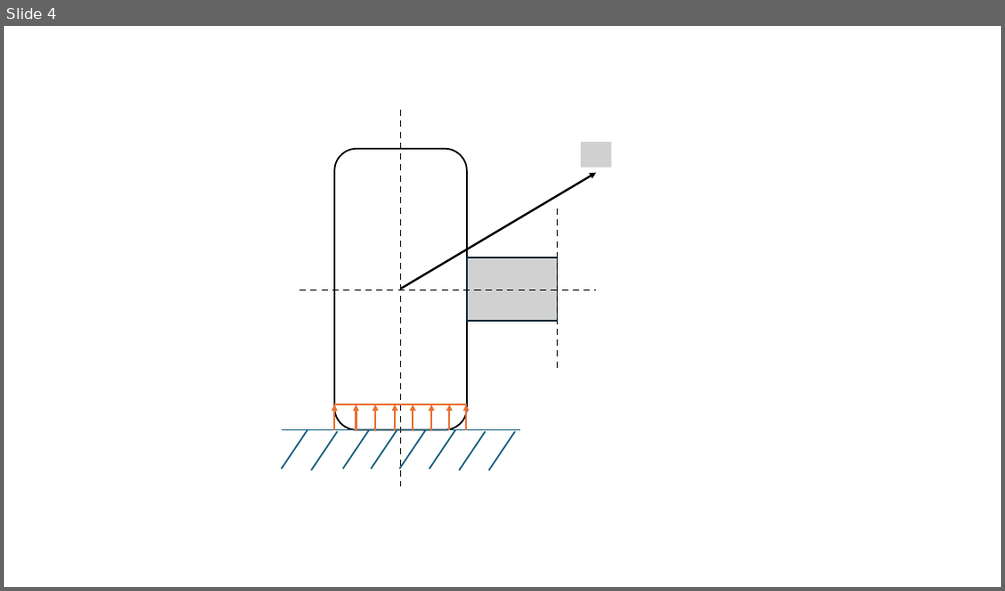
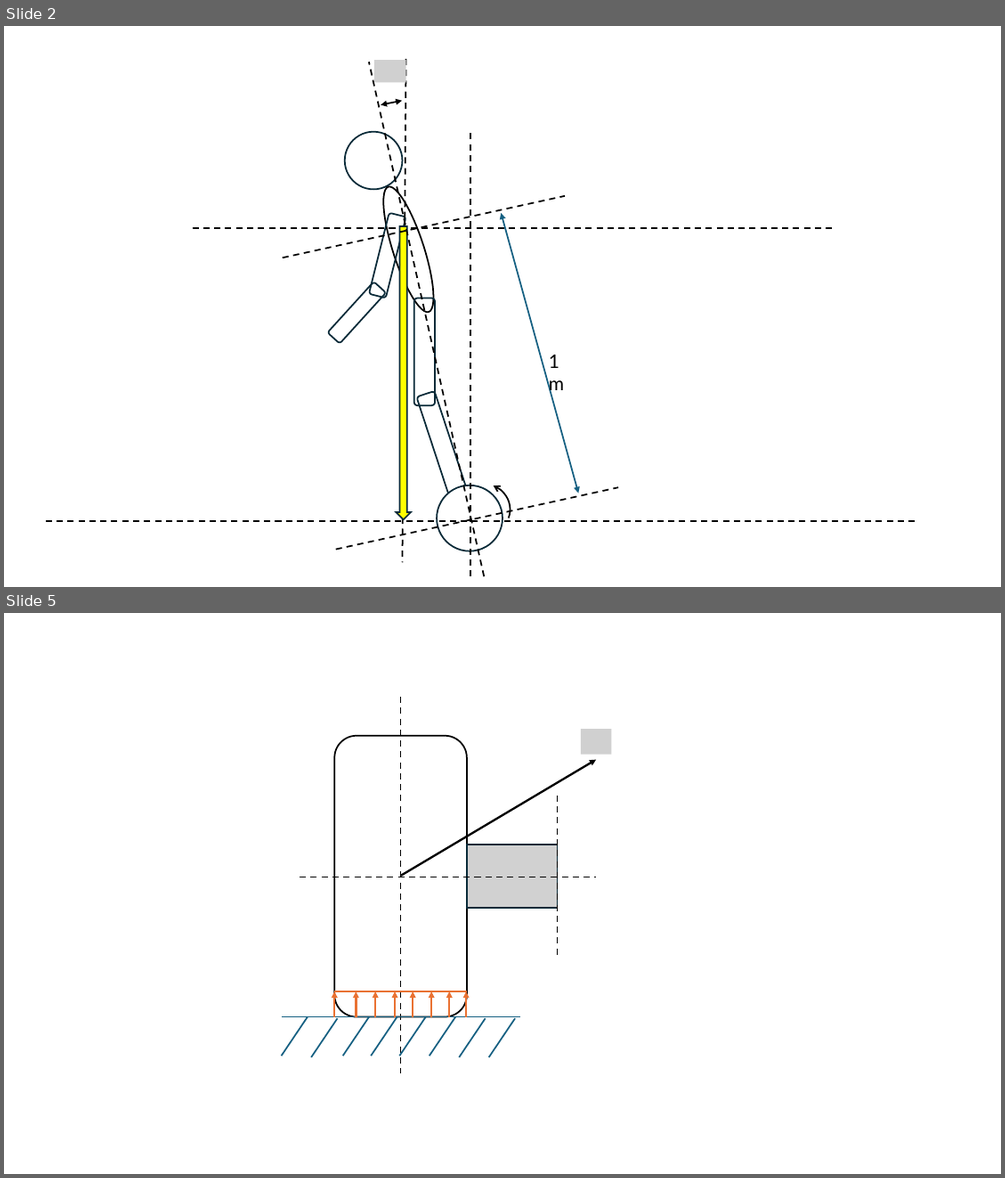
Before and after one commit to Thanh-Sang-AI/Mechanical-Design-and-Control-Algorithms-for-Self-Balancing-Two-Wheeled-Vehicle, a slide deck: thiet ke hoverboard.pptx. Shown one above the other, each under a label of ours: slide 4 before the commit, slides 2 and 5 after it; the slides between them are not shown. The pictures are 1005x591 and 1005x1178 pixels, drawn with LibreOffice and Linux fonts; fonts in the diff are those of the drawing; grey boxes stand for pictures. Boxes give left, top, right and bottom in pixels: in the first picture for what was removed or moved away, otherwise in the second. Text is boxed around its words. In the diff, an @@ line names an element or a change of style, - is before the commit and + after.

```diff
--- a/thiet ke hoverboard.pptx
+++ b/thiet ke hoverboard.pptx
@@ slide 2 added at (4,26,1001,587), background #FFFFFF @@
@@ line added from (484, 576) to (369, 62), #000000 1.5 pt dashed @@
@@ picture added at (374,60,406,82) @@
@@ line added from (406, 59) to (403, 562), #000000 1.5 pt dashed @@
@@ double arrow added from (380, 104) to (402, 101), #000000 1.5 pt @@
@@ ellipse added at (345,131,403,189), outline #092A39 1.5 pt @@
@@ line added from (470, 576) to (470, 131), #000000 1.5 pt dashed @@
@@ ellipse added at (373,183,443,317), outline #000000 1.5 pt @@
@@ line added from (283, 257) to (565, 196), #000000 1.5 pt dashed @@
@@ line added from (193, 228) to (834, 228), #000000 1.5 pt dashed @@
@@ rounded rectangle added at (369,213,405,298), outline #092A39 1.5 pt @@
@@ down arrow added at (396,226,411,520), fill #FFFF00, outline #092A39 1.5 pt @@
@@ double arrow added from (502, 213) to (578, 492), #156082 1.5 pt @@
@@ rounded rectangle added at (328,281,386,344), outline #092A39 1.5 pt @@
@@ rounded rectangle added at (414,298,436,406), outline #092A39 1.5 pt @@
@@ text added at (549,354,564,394), 18 pt, text #000000 @@
+1 m
@@ rounded rectangle added at (417,391,470,506), outline #092A39 1.5 pt @@
@@ arc (boxed as its full ellipse) added at (452,476,518,541), outline #000000 1.5 pt @@
@@ line added from (336, 549) to (619, 487), #000000 1.5 pt dashed @@
@@ ellipse added at (437,485,502,551), fill #FFFFFF, outline #092A39 1.5 pt @@
@@ line added from (914, 521) to (46, 521), #000000 1.5 pt dashed @@
@@ what was slide 4 is now slide 5 @@
```
Also in this commit, not shown: 7 slides changed, 1 other slide added, 1 slide removed, 1 other file.
